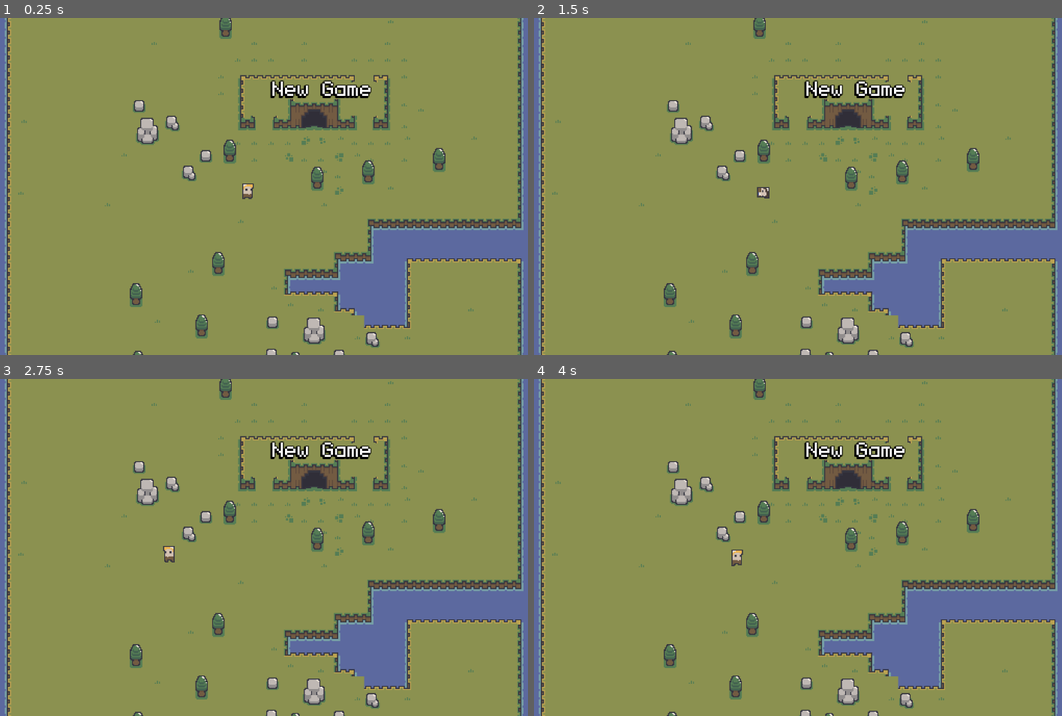
Above: before the commit, frames 1-4 (two rows, left to right).
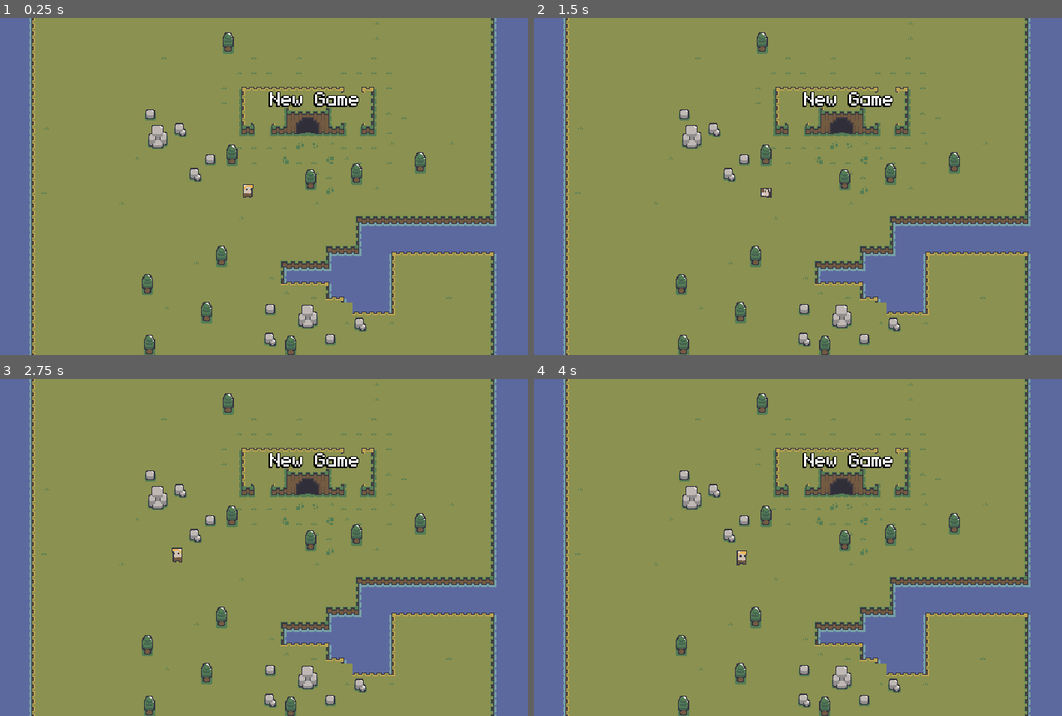
Above: after the commit, the same moments.

Repository: qmarsala/DeliciousDungeon
Game: Godot game, scene res://scenes/game.tscn
The game is run twice, just before and just after one commit, with the same random seed, the same clock (stepped at 60 frames per second) and the same inputs.
Inputs (mouse positions are in pixels of both pictures, inside the frame that each line leads up to):
- Up to frame 1 (0.25 s): no input
- Up to frame 2 (1.5 s): tap Enter at 0.5 s; move the mouse to (914, 169) at 0.52 s; tap Q (basic_attack) at 0.6 s; tap Space at 1.25 s; move the mouse to (660, 203) at 1.27 s; right-click (660, 203) at 1.35 s
- Up to frame 3 (2.75 s): move the mouse to (306, 473) at 2.02 s; tap W (heavy_attack) at 2.1 s
- Up to frame 4 (4 s): tap Enter at 2.75 s; move the mouse to (750, 614) at 2.77 s; tap E (interact) at 2.85 s; move the mouse to (961, 598) at 3.52 s; press the mouse at (961, 598) at 3.53 s

The runs differ from the first frame. In frame 1, 23% of the frame differs, in the area x 0-100%, y 0-100%; in frame 2, 23%; in frame 3, 23%; in frame 4, 23%.

Commit message:
fix resolution and scaling settings

Diff:
--- a/src/project.godot
+++ b/src/project.godot
@@ -24,7 +24,12 @@
 
 [display]
 
-window/stretch/mode="viewport"
+window/size/viewport_width=640
+window/size/viewport_height=360
+window/size/window_width_override=1920
+window/size/window_height_override=1080
+window/stretch/mode="canvas_items"
+window/stretch/scale_mode="integer"
 
 [global_group]
 
--- a/src/scenes/levels/dungeon.tscn
+++ b/src/scenes/levels/dungeon.tscn
@@ -22,7 +22,6 @@
 
 [node name="Camera2D" type="Camera2D" parent="Player"]
 position = Vector2(-1, 12)
-zoom = Vector2(4, 4)
 position_smoothing_enabled = true
 position_smoothing_speed = 10.0
 drag_horizontal_enabled = true
--- a/src/scenes/levels/outdoors.tscn
+++ b/src/scenes/levels/outdoors.tscn
@@ -334,7 +334,6 @@
 
 [node name="Camera2D" type="Camera2D" parent="Player"]
 position = Vector2(-1, 12)
-zoom = Vector2(2.5, 2.5)
 position_smoothing_enabled = true
 drag_horizontal_enabled = true
 drag_vertical_enabled = true
--- a/src/scenes/main_menu.tscn
+++ b/src/scenes/main_menu.tscn
@@ -382,7 +382,6 @@
 
 [node name="Camera2D" type="Camera2D" parent="Player"]
 position = Vector2(0, -12)
-zoom = Vector2(2, 2)
 position_smoothing_enabled = true
 position_smoothing_speed = 10.0
 drag_horizontal_enabled = true
